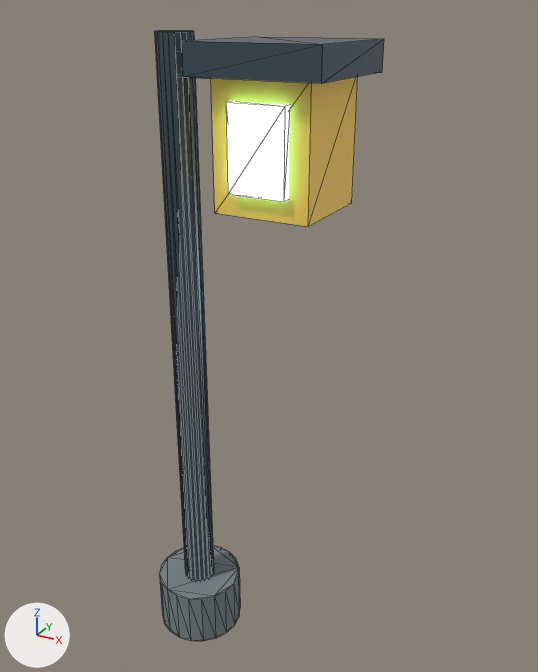
Before and after pictures for a commit that changed the glTF model public/assets/kit/bp_decorstreetlamp.glb.
Camera for both pictures: a 50 mm lens placed at (1.56, -2.19, 2.57), pointed at (0.29, 0.12, 1.42). Every picture has the same lights, and +X, +Y and +Z are marked at lower left. The older version comes first. Mesh edges are drawn as thin lines. Where no turn or scale is listed for an object, it has been applied to the vertices.

Objects in the first picture: 'Arm', 'Base', 'Lantern', 'LanternCore', 'Pole', 'Roof'.
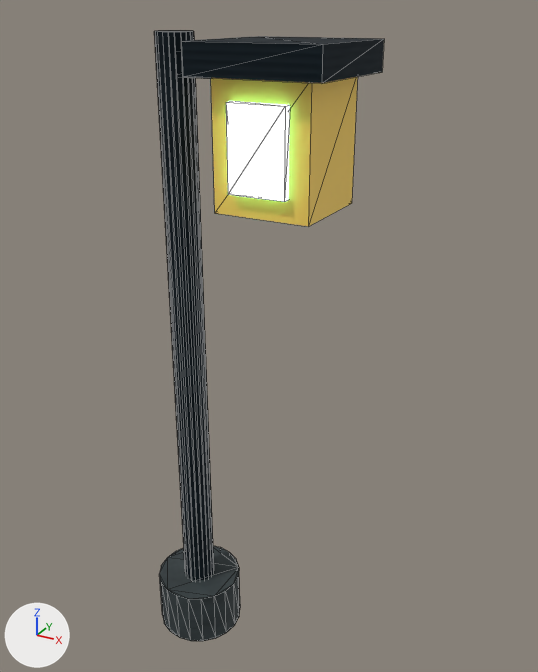
Where the newer file only moved an object's origin or applied its transform, the numbers keep the older frame.

Location of each change, [x1, y1, x2, y2] in pixels of the pictures (538 x 672 px):
'Pole', surface changed: [154, 30, 214, 581] in both
'Roof', surface changed (darker): [182, 36, 384, 83] in both
'Base', surface changed: [159, 546, 240, 641] in both
'Arm', surface changed: [181, 51, 202, 78] in both

The change, as a list of edits to the scene's bpy script:
```text
Add img_stone_dark_basecolor:
    img_stone_dark_basecolor = load_image('Stone_Dark_BaseColor', '_unpacked/Stone_Dark_BaseColor', 48, 48, 'sRGB')
Add img_stone_dark_roughness:
    img_stone_dark_roughness = load_image('Stone_Dark_Roughness', '_unpacked/Stone_Dark_Roughness', 48, 48, 'Non-Color')
Add img_stone_dark_normal:
    img_stone_dark_normal = load_image('Stone_Dark_Normal', '_unpacked/Stone_Dark_Normal', 48, 48, 'Non-Color')
Add img_metal_basecolor:
    img_metal_basecolor = load_image('Metal_BaseColor', '_unpacked/Metal_BaseColor', 48, 48, 'sRGB')
Add img_metal_normal:
    img_metal_normal = load_image('Metal_Normal', '_unpacked/Metal_Normal', 48, 48, 'Non-Color')
Add img_metal_roughness:
    img_metal_roughness = load_image('Metal_Roughness', '_unpacked/Metal_Roughness', 48, 48, 'Non-Color')
Change mat_metal:
    remove # nodes: BsdfPrincipled, OutputMaterial
    remove # colours: greyish blue #596c76
    nodes: BsdfPrincipled, Math, NormalMap, OutputMaterial, SeparateColor, TexImage x3
    uses the picture img_metal_basecolor
    uses the picture img_metal_normal
    uses the picture img_metal_roughness
Change mat_stone_dark:
    remove # nodes: BsdfPrincipled, OutputMaterial
    remove # colours: grey #798486
    nodes: BsdfPrincipled, Math, NormalMap, OutputMaterial, SeparateColor, TexImage x3
    uses the picture img_stone_dark_basecolor
    uses the picture img_stone_dark_normal
    uses the picture img_stone_dark_roughness
```
